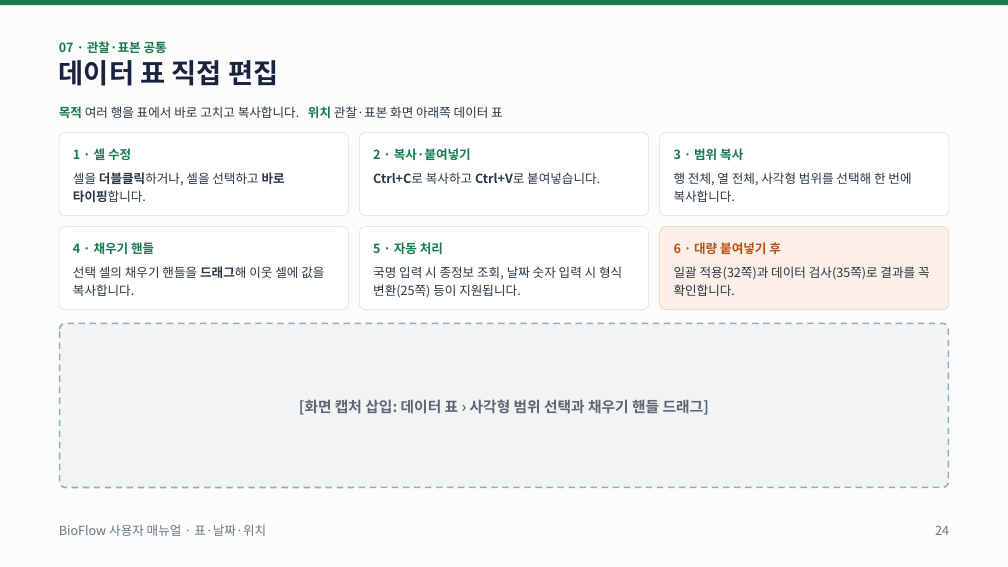
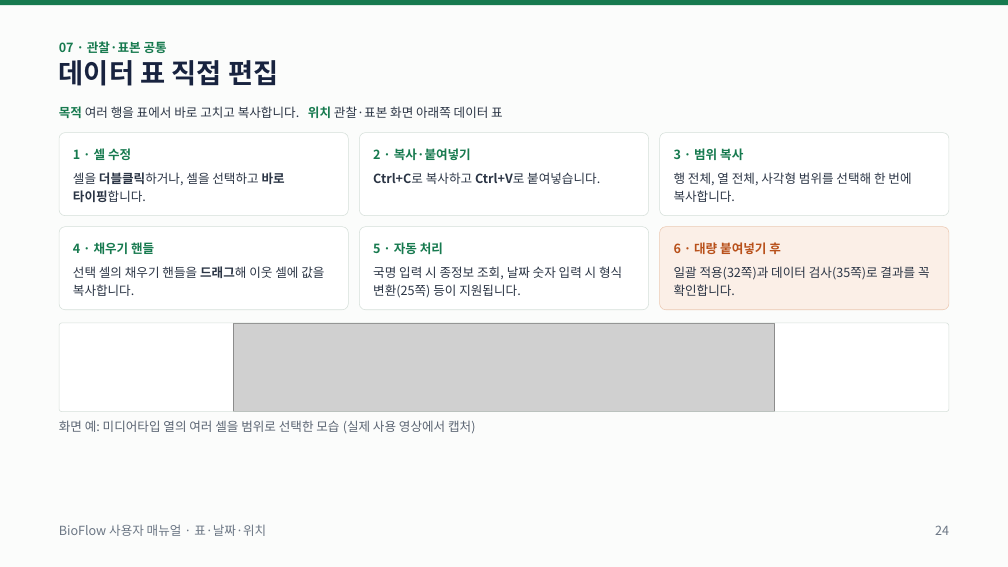
Before and after one commit to jin123346/BioFlow, a slide deck: slide 24 of docs/presentation/BioFlow 사용자 매뉴얼.pptx. Drawn at 1008x567 pixels with LibreOffice and Linux fonts; fonts in the diff are those of the drawing; grey boxes stand for pictures. Boxes give left, top, right and bottom in pixels: in the first picture for what was removed or moved away, otherwise in the second. Text is boxed around its words. In the diff, an @@ line names an element or a change of style, - is before the commit and + after.

```diff
--- a/docs/presentation/BioFlow 사용자 매뉴얼.pptx
+++ b/docs/presentation/BioFlow 사용자 매뉴얼.pptx
@@ rounded rectangle resized from (x1=60, y1=324, x2=949, y2=488) to (x1=59, y1=323, x2=950, y2=412) @@
@@ rounded rectangle at (x1=59, y1=323, x2=950, y2=412): fill #F1F4F3 to #FFFFFF; outline #9AA8BC 1.5 pt dashed to none; proportions changed @@
@@ rounded rectangle added at (x1=59, y1=323, x2=949, y2=411), outline #D5DFD9 0.5 pt @@
@@ picture added at (x1=233, y1=323, x2=775, y2=411) @@
@@ text in rounded rectangle at (x1=299, y1=399, x2=710, y2=415): text removed @@
-[화면 캡처 삽입: 데이터 표 › 사각형 범위 선택과 채우기 핸들 드래그]
@@ text added at (x1=59, y1=420, x2=476, y2=433), 12 pt, text #5B6573 @@
+화면 예: 미디어타입 열의 여러 셀을 범위로 선택한 모습 (실제 사용 영상에서 캡처)
```
Also in this commit, not shown: 6 other slides changed, 8 other files.
